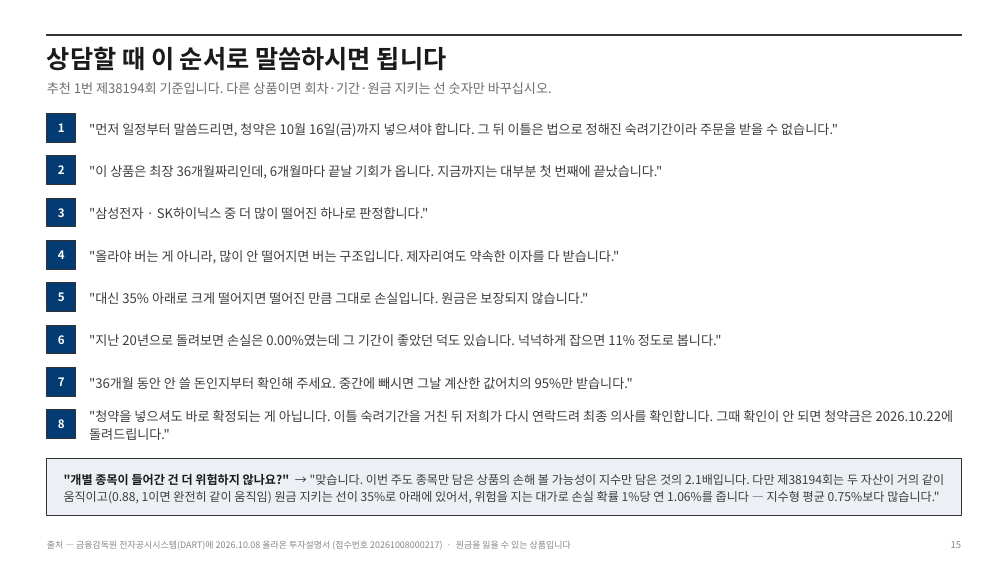
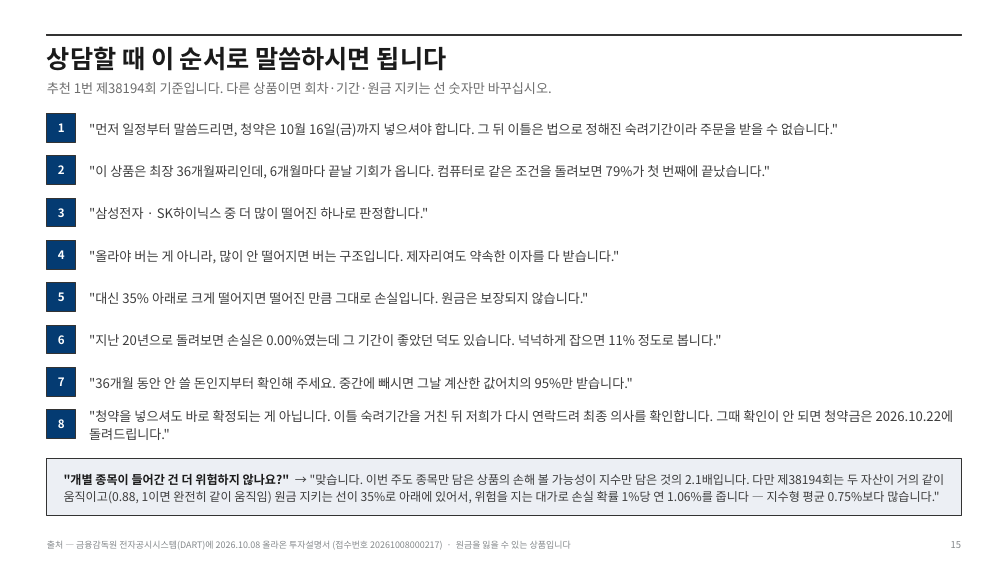
Before and after one commit to hanaroline/work_1, a slide deck: slide 15 of els-analysis-deck.pptx. Drawn at 1008x567 pixels with LibreOffice and Linux fonts; fonts in the diff are those of the drawing. Boxes give left, top, right and bottom in pixels: in the first picture for what was removed or moved away, otherwise in the second. Text is boxed around its words. In the diff, an @@ line names an element or a change of style, - is before the commit and + after.

```diff
--- a/els-analysis-deck.pptx
+++ b/els-analysis-deck.pptx
@@ text at (x1=89, y1=165, x2=770, y2=179): text changed @@
-"이 상품은 최장 36개월짜리인데, 6개월마다 끝날 기회가 옵니다. 지금까지는 대부분 첫 번째에 끝났습니다."
+"이 상품은 최장 36개월짜리인데, 6개월마다 끝날 기회가 옵니다. 컴퓨터로 같은 조건을 돌려보면 79%가 첫 번째에 끝났습니다."
```
Also in this commit, not shown: 3 other slides changed, 16 other files.
